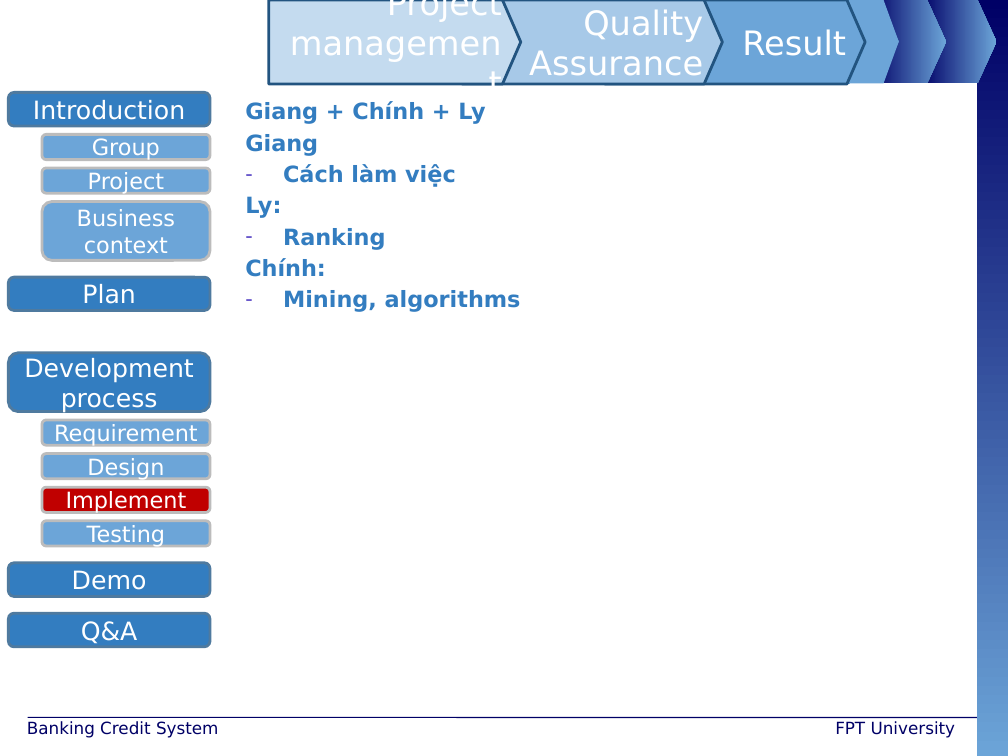
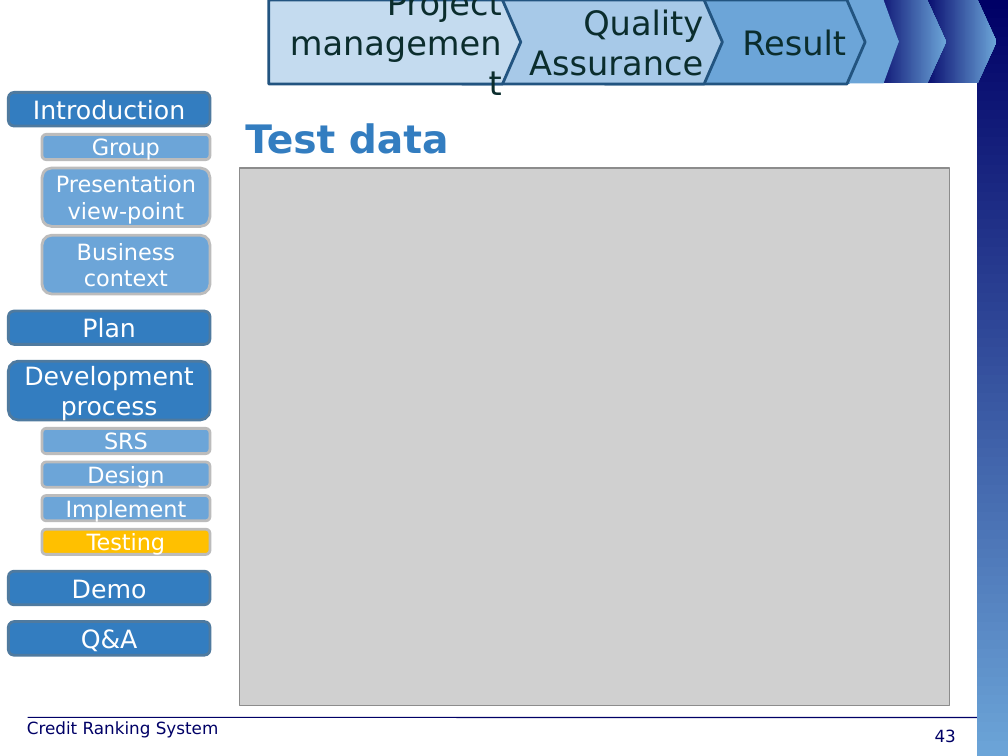
Before and after one commit to maily89/fbdm, a slide deck: slide 43 of Deliverables/FBD - slide.pptx (slide 7 before the commit). Drawn at 1008x756 pixels with LibreOffice and Linux fonts; fonts in the diff are those of the drawing; grey boxes stand for pictures; background and template pictures are left out. Boxes give left, top, right and bottom in pixels: in the first picture for what was removed or moved away, otherwise in the second. Text is boxed around its words. In the diff, an @@ line names an element or a change of style, - is before the commit and + after.

```diff
--- a/Deliverables/FBD - slide.pptx
+++ b/Deliverables/FBD - slide.pptx
@@ text colour #FFFFFF to #0C2D2E in 3 elements at (605,0,865,84), (462,0,722,84), (269,0,521,84) @@
@@ text removed at (245,101,521,312) @@
-Giang + Chính + Ly
-Giang
-– Cách làm việc
-Ly:
-– Ranking
-Chính:
-– Mining, algorithms
@@ text added at (245,123,449,154), 28 pt, text #337DC0, bold @@
+Test data
@@ rounded rectangle removed at (42,168,211,194) @@
-Project
@@ rounded rectangle added at (42,168,211,227), fill #6CA5D8, outline #BDBDBD 2 pt, 16 pt, text #FFFFFF @@
+Presentation view-point
@@ picture added at (240,168,950,706) @@
@@ rounded rectangle "Business context": place and size @@
-rounded rectangle "Business context" at (42,202,211,260)
+rounded rectangle "Business context" at (42,235,211,293)
@@ rounded rectangle "Plan": place and size @@
-rounded rectangle "Plan" at (8,277,210,310)
+rounded rectangle "Plan" at (8,311,210,345)
@@ rounded rectangle removed at (42,420,211,446) @@
-Requirement
@@ rounded rectangle added at (42,428,211,454), fill #6CA5D8, outline #BDBDBD 2 pt, 16 pt, text #FFFFFF @@
+SRS
@@ 6 rounded rectangles: place and size @@
-6 rounded rectangles at (8,353,211,646)
+6 rounded rectangles at (8,361,211,655)
@@ rounded rectangle "Implement" at (42,496,211,521): fill #C00000 to #6CA5D8 @@
@@ rounded rectangle "Testing" at (42,529,211,554): fill #6CA5D8 to #FFC000 @@
@@ text at (27,721,219,738): text changed @@
-Banking Credit System
+Credit Ranking System
@@ text removed at (835,721,956,738) @@
-FPT University
@@ page number added at (935,729,956,743), 12 pt, text #000066 @@
+43
```
Also in this commit, not shown: 8 other slides changed, 38 slides added, 20 slides removed.
